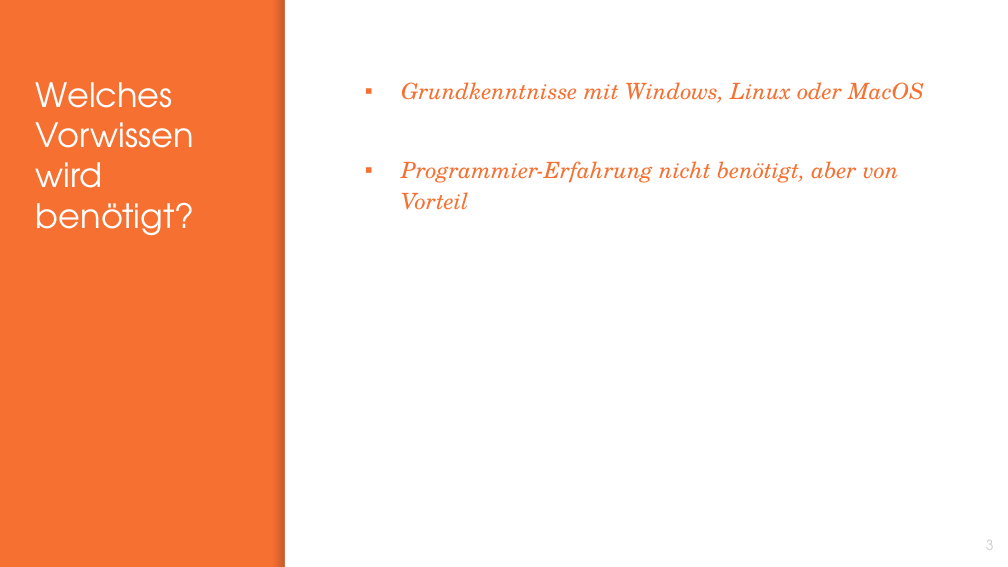
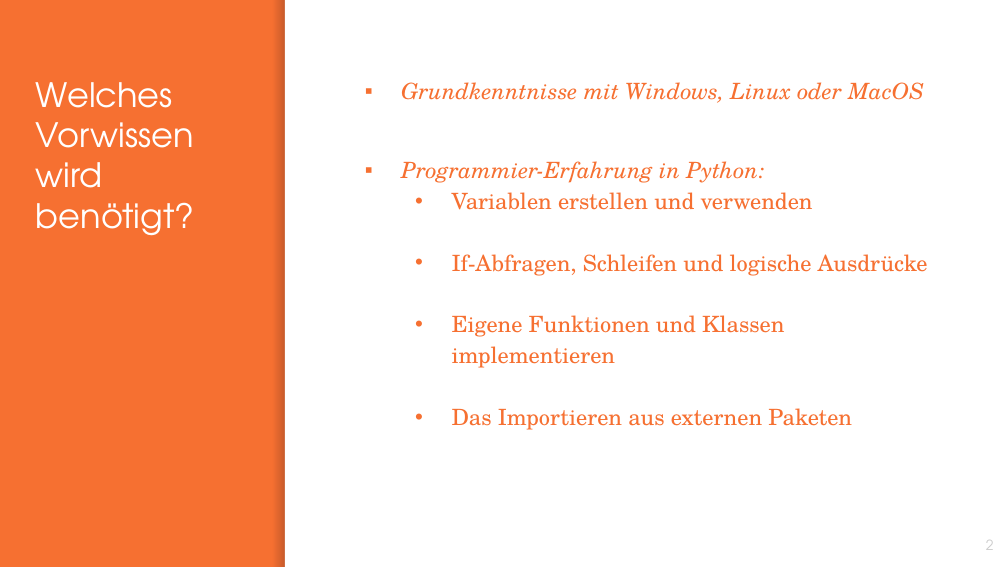
Before and after one commit to tomex74/UdemyPythonPro, a slide deck: slide 2 of Chapter1_Intro/Einleitung.pptx (slide 3 before the commit). Drawn at 1008x567 pixels with LibreOffice and Linux fonts; fonts in the diff are those of the drawing. Boxes give left, top, right and bottom in pixels: in the first picture for what was removed or moved away, otherwise in the second. Text is boxed around its words. In the diff, an @@ line names an element or a change of style, - is before the commit and + after.

```diff
--- a/Chapter1_Intro/Einleitung.pptx
+++ b/Chapter1_Intro/Einleitung.pptx
@@ text at (401,161,928,430): text changed; italic off @@
-▪ Programmier-Erfahrung nicht benötigt, aber von Vorteil
+▪ Programmier-Erfahrung in Python:
+  • Variablen erstellen und verwenden
+  • If-Abfragen, Schleifen und logische Ausdrücke
+  • Eigene Funktionen und Klassen implementieren
+  • Das Importieren aus externen Paketen
```
Also in this commit, not shown: 1 other slide changed, 3 slides added, 2 slides removed, 5 other files.
